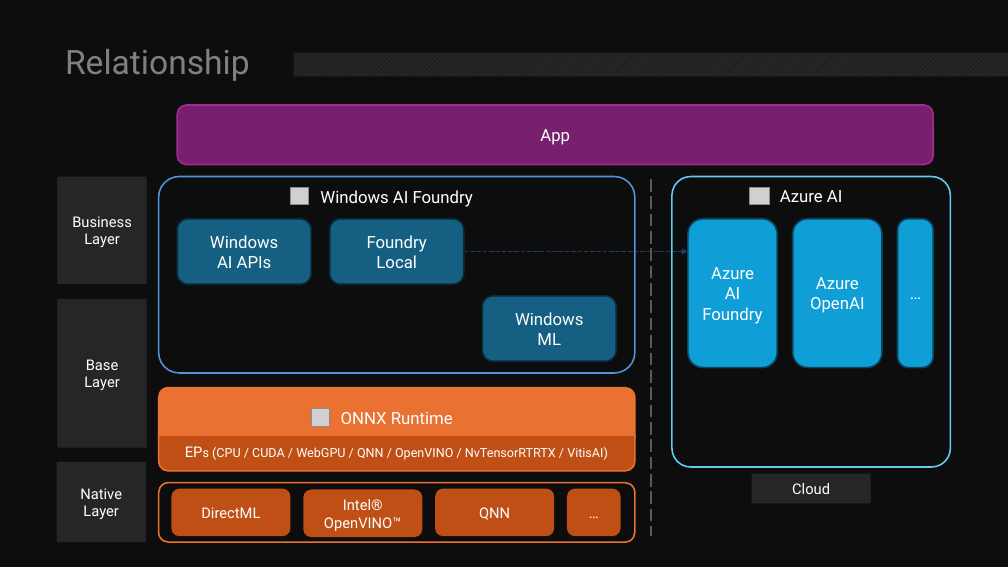
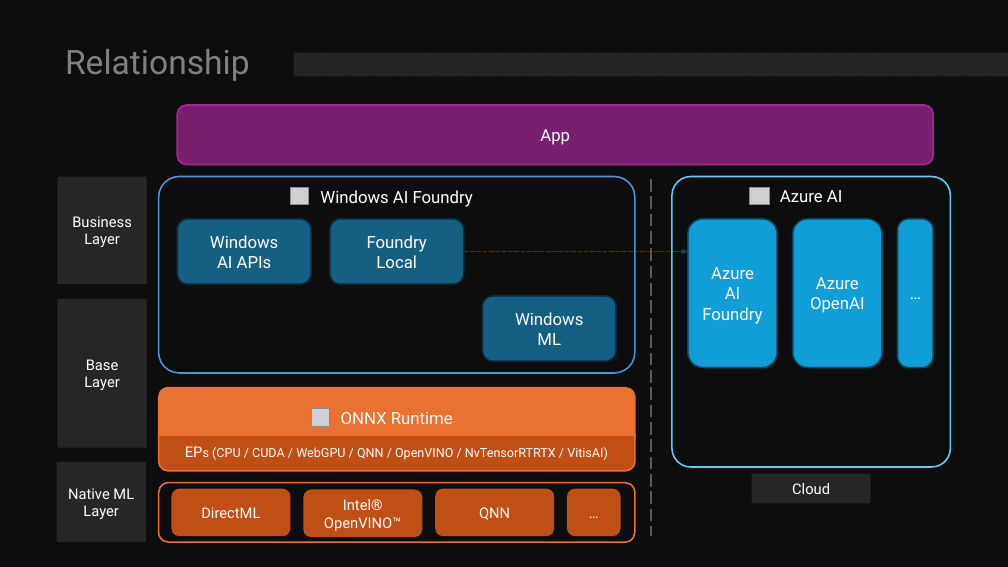
Before and after one commit to littuoMuXin/sth, a slide deck: slide 3 of articles/2025/foundry-local-preview/FoundryLocal251018.pptx. Drawn at 1008x567 pixels with LibreOffice and Linux fonts; fonts in the diff are those of the drawing; grey boxes stand for pictures; background and template pictures are left out. Boxes give left, top, right and bottom in pixels: in the first picture for what was removed or moved away, otherwise in the second. Text is boxed around its words. In the diff, an @@ line names an element or a change of style, - is before the commit and + after.

```diff
--- a/articles/2025/foundry-local-preview/FoundryLocal251018.pptx
+++ b/articles/2025/foundry-local-preview/FoundryLocal251018.pptx
@@ text in rectangle at bbox=[68, 488, 134, 519]: text changed @@
-Native
-Layer
+Native ML
+Layer
```
Also in this commit, not shown: 2 other slides changed, 5 other files.
